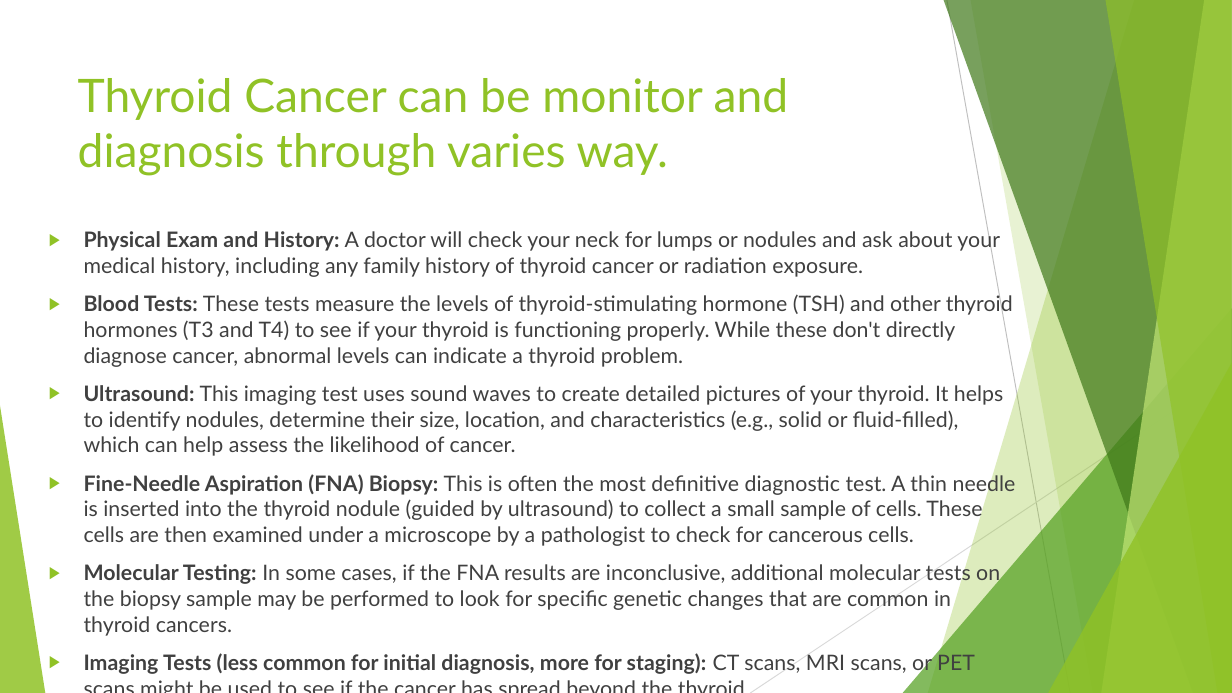
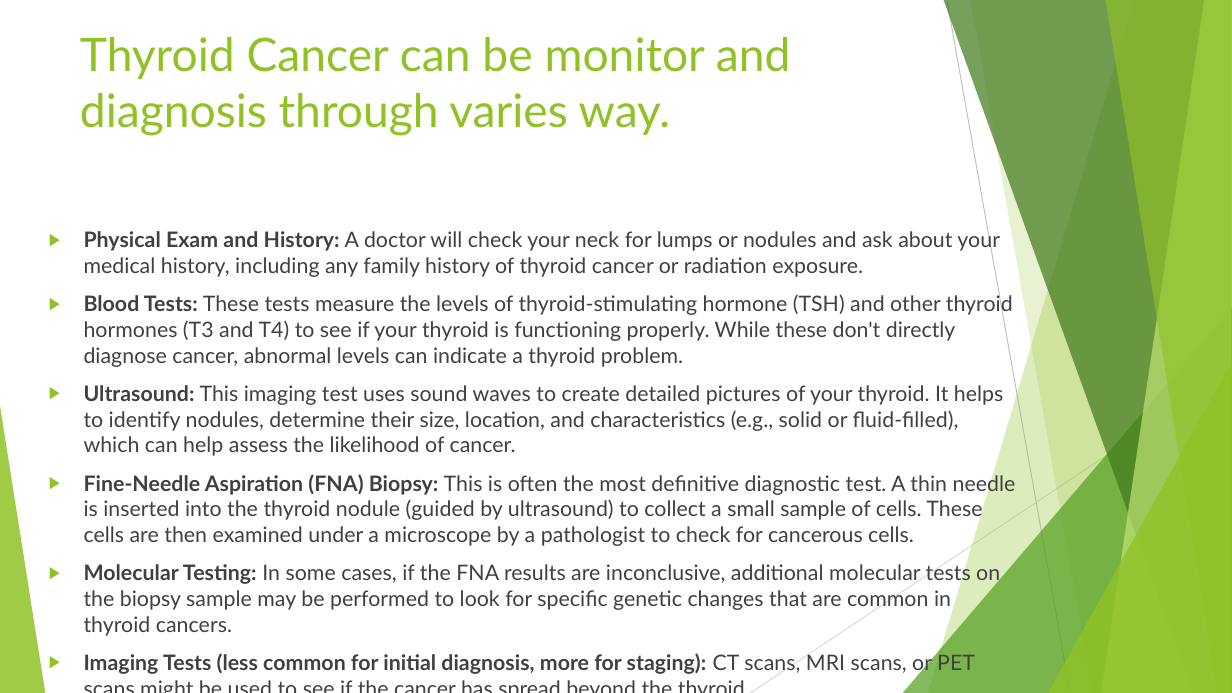
Before and after one commit to susielee1/Capstone-Project-Thyroid-Cancer, a slide deck: slide 9 of Capstone Project-Thyroid Cancer Powerpoint.pptx (slide 8 before the commit). Drawn at 1232x693 pixels with LibreOffice and Linux fonts; fonts in the diff are those of the drawing. Boxes give left, top, right and bottom in pixels: in the first picture for what was removed or moved away, otherwise in the second. Text is boxed around its words. In the diff, an @@ line names an element or a change of style, - is before the commit and + after.

```diff
--- a/Capstone Project-Thyroid Cancer Powerpoint.pptx
+++ b/Capstone Project-Thyroid Cancer Powerpoint.pptx
@@ title "Thyroid Cancer can be monitor ...": place and size @@
-title "Thyroid Cancer can be monitor ..." at box(78, 78, 789, 176)
+title "Thyroid Cancer can be monitor ..." at box(80, 37, 791, 136)
```
Also in this commit, not shown: 4 other slides changed, 3 slides added, 2 slides removed.
